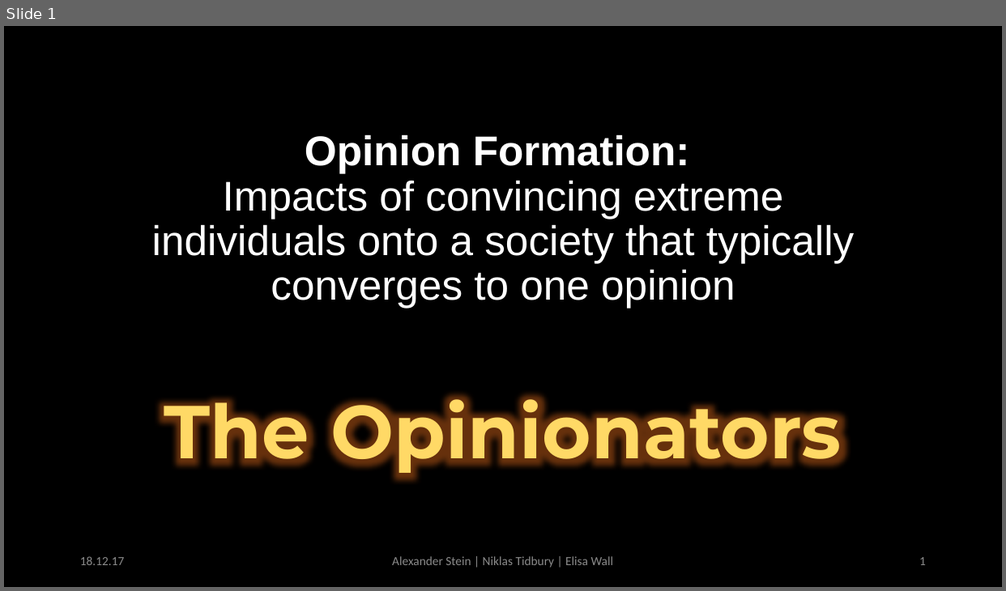
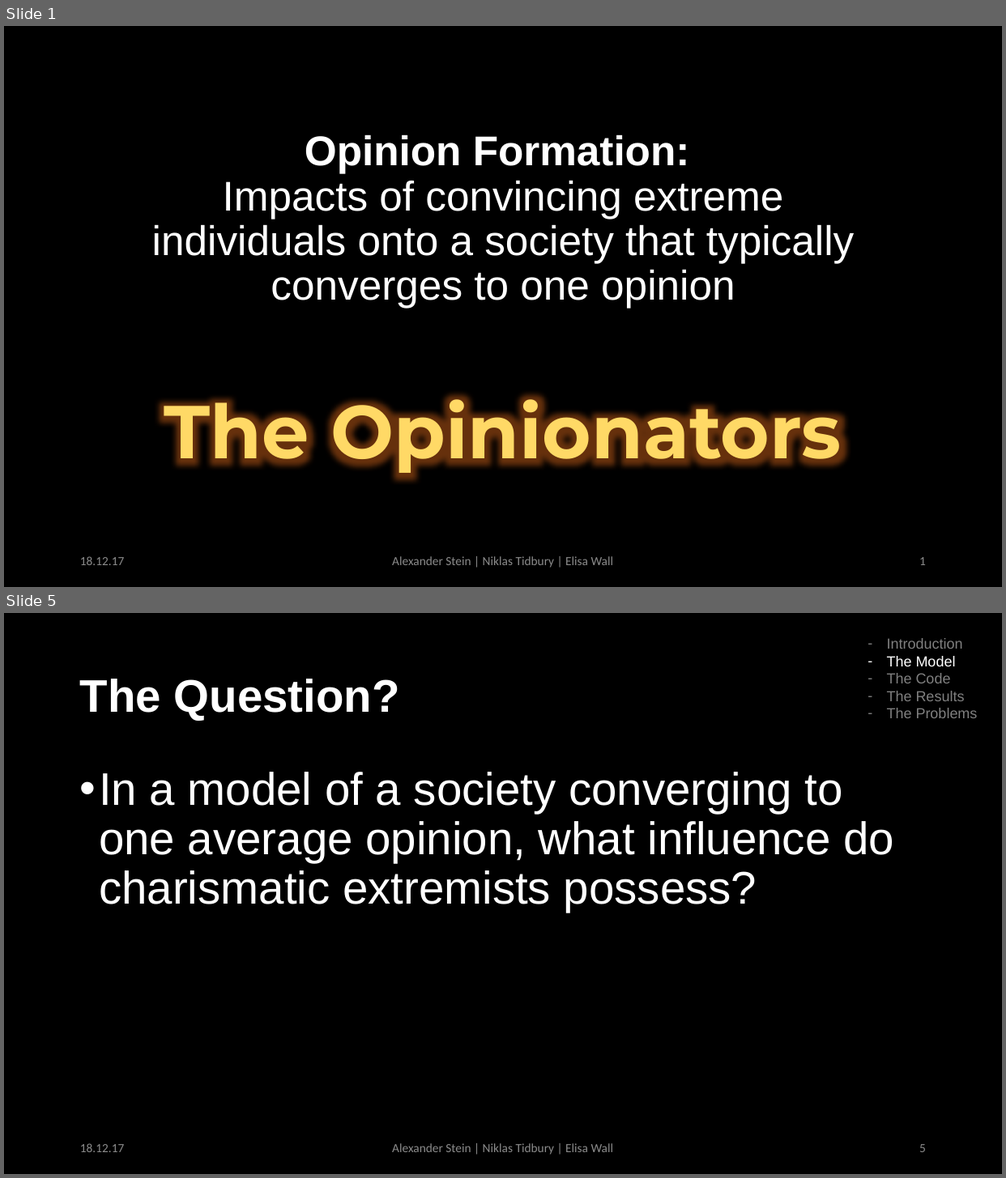
Before and after one commit to ntidbury/OpinionFormation_STW, a slide deck: presentation/The_Powerpoint.pptx. Shown one above the other, each under a label of ours: slide 1 before the commit, slides 1 and 5 after it; the slides between them are not shown. The pictures are 1006x591 and 1006x1178 pixels, drawn with LibreOffice and Linux fonts; fonts in the diff are those of the drawing. Boxes give left, top, right and bottom in pixels: in the first picture for what was removed or moved away, otherwise in the second. Text is boxed around its words. In the diff, an @@ line names an element or a change of style, - is before the commit and + after.

```diff
--- a/presentation/The_Powerpoint.pptx
+++ b/presentation/The_Powerpoint.pptx
@@ slide 5 added at box(4, 613, 1002, 1174), background #000000 @@
@@ text added at box(887, 638, 978, 718), 14 pt, text #808080 @@
+– Introduction
+– The Model
+– The Code
+– The Results
+– The Problems
@@ title added at box(80, 679, 400, 720), 44 pt, text #FFFFFF, bold @@
+The Question?
@@ text added at box(99, 772, 894, 913), 44 pt, text #FFFFFF @@
+• In a model of a society converging to one average opinion, what influence do charismatic extremists possess?
@@ text added at box(80, 1144, 124, 1152), 12 pt, text #8C8C8C @@
+18.12.17
@@ text added at box(392, 1144, 614, 1155), 12 pt, text #8C8C8C @@
+Alexander Stein | Niklas Tidbury | Elisa Wall
@@ page number added at box(919, 1144, 926, 1152), 12 pt, text #8C8C8C @@
+5
```
Also in this commit, not shown: 6 slides changed, 6 other slides added.
